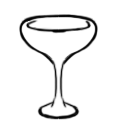
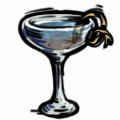
Revision of a layered 120 x 120 image; what changed, layer by layer:
added group "봄베이" with 13 layers above "스케치" over [17, 3, 115, 120]
added layer "レイヤー 14" in group "봄베이" over [73, 12, 113, 49]
added layer "レイヤー 13" in group "봄베이" over [29, 3, 115, 116]
added layer "レイヤー 8" in group "봄베이" over [24, 16, 94, 33]
added layer "レイヤー 9" in group "봄베이" over [20, 24, 96, 112]
moved "レイヤー 1" into group "봄베이", painted on it over [17, 6, 107, 120]
added layer "レイヤー 11" (50%) in group "봄베이" over [52, 20, 91, 55]
added layer "レイヤー 12" in group "봄베이" over [21, 22, 97, 60]
added layer "レイヤー 6" in group "봄베이" over [29, 18, 38, 26]
added layer "レイヤー 3" (77%) in group "봄베이" over [17, 3, 115, 117]
added layer "レイヤー 4" (66%) in group "봄베이" over [17, 3, 109, 45]
added layer "レイヤー 10" (85%) in group "봄베이" over [46, 30, 90, 51]
added layer "음료" in group "봄베이" over [25, 14, 93, 51]
added layer "병" (74%) in group "봄베이" over [20, 11, 111, 118]
"レイヤー 2": opacity 100% → 1%, painted on it over [17, 3, 115, 120]
